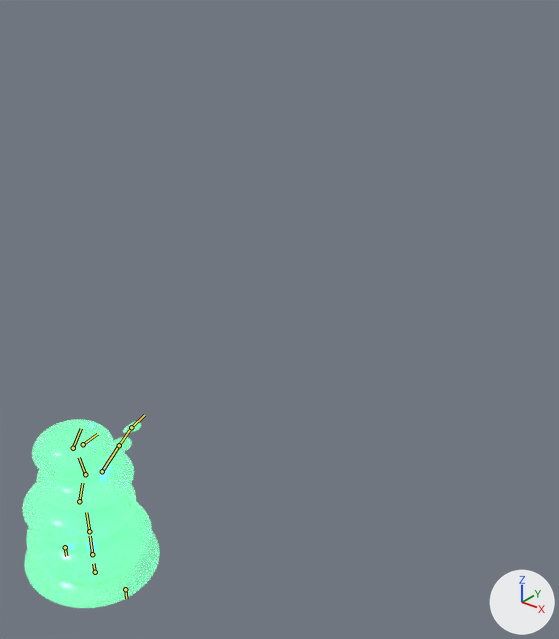
One commit to the Blender file _art_source/enemies/enemy_memoryleak_v2_blockout.blend: the scene before it, then after it.
Before and after are seen from a 50 mm lens placed at (4.41, -2.97, 4.88), pointed at (-0.41, 3.05, 1.15). Arrows for +X, +Y and +Z are at lower right; the lights stay in place. The older version comes first. The bones that bend it are drawn over the model as lines.

Objects in the first picture: 'base', 'intent', 'spine_01', 'spine_02', 'spine_03' and 2 more.
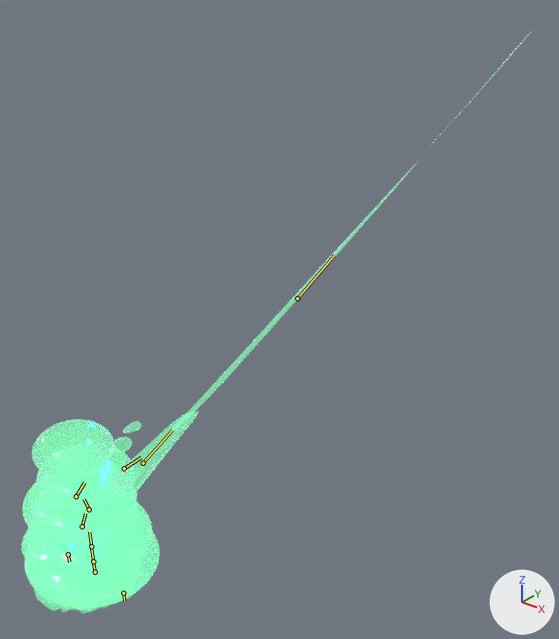
The newer file adds an action. The first version stands in its rest pose; the second is drawn at frame 16 of the action 'memoryleak_attack_whip'.

The change in detail:
Bone 'base' (bone_base) moves from (0.0, 0.0, 0.0) to (0.0, -0.08, 0.0).
Bone 'base' (bone_base) is rescaled from (1.0, 1.0, 1.0) to (0.92, 0.88, 1.08).
Bone 'spine_01' (bone_spine_01) moves from (0.0, 0.0, 0.0) to (0.0, -0.06, 0.0).
Bone 'spine_01' (bone_spine_01) is rescaled from (1.0, 1.0, 1.0) to (0.93, 0.9, 1.06).
Bone 'spine_02' (bone_spine_02) moves from (0.0, 0.0, 0.0) to (0.0, -0.04, 0.0).
Bone 'spine_02' (bone_spine_02) is rescaled from (1.0, 1.0, 1.0) to (0.94, 0.92, 1.05).
Bone 'spine_03' (bone_spine_03) moves from (0.0, 0.0, 0.0) to (0.0, -0.03, 0.0).
Bone 'spine_03' (bone_spine_03) is rescaled from (1.0, 1.0, 1.0) to (0.95, 0.93, 1.05).
Bone 'hotspot_anchor' (bone_hotspot_anchor) moves from (0.0, 0.0, 0.0) to (0.0, 0.3, 0.0).
Bone 'tendril_01' (bone_tendril_01) moves from (0.0, 0.0, 0.0) to (0.0, 0.4, 0.0).
Bone 'tendril_01' (bone_tendril_01) is rescaled from (1.0, 1.0, 1.0) to (0.7, 1.5, 0.7).
Bone 'tendril_02' (bone_tendril_02) moves from (0.0, 0.0, 0.0) to (0.0, 1.2, -0.1).
Bone 'tendril_02' (bone_tendril_02) turns from (0, 0, 0) to (8, 0, 0) degrees about its own x, y and z.
Bone 'tendril_02' (bone_tendril_02) is rescaled from (1.0, 1.0, 1.0) to (0.5, 2.5, 0.5).
Bone 'tendril_03' (bone_tendril_03) moves from (0.0, 0.0, 0.0) to (0.0, 2.2, -0.2).
Bone 'tendril_03' (bone_tendril_03) turns from (0, 0, 0) to (15, 0, 0) degrees about its own x, y and z.
Bone 'tendril_03' (bone_tendril_03) is rescaled from (1.0, 1.0, 1.0) to (0.3, 3.5, 0.3).

Boxes (x1, y1, x2, y2) around the edits, measured in the pictures (559 x 639 px):
'MemoryLeak_v2_LOD0', posed (not visible before): after (21, 33, 530, 614)
bone 'base', root to tip: before (92, 554) to (90, 536); after (93, 561) to (91, 545)
bone 'spine_01', root to tip: before (89, 531) to (86, 512); after (91, 546) to (89, 532)
bone 'spine_02', root to tip: before (79, 501) to (82, 483); after (82, 526) to (85, 513)
bone 'spine_03', root to tip: before (85, 474) to (79, 457); after (89, 509) to (84, 499)
bone 'hotspot_anchor', root to tip: before (83, 444) to (97, 434); after (124, 468) to (141, 457)
bone 'tendril_01', root to tip: before (102, 471) to (119, 445); after (143, 463) to (172, 430)
bone 'tendril_02', root to tip: before (119, 445) to (131, 427); after (297, 298) to (334, 255)
